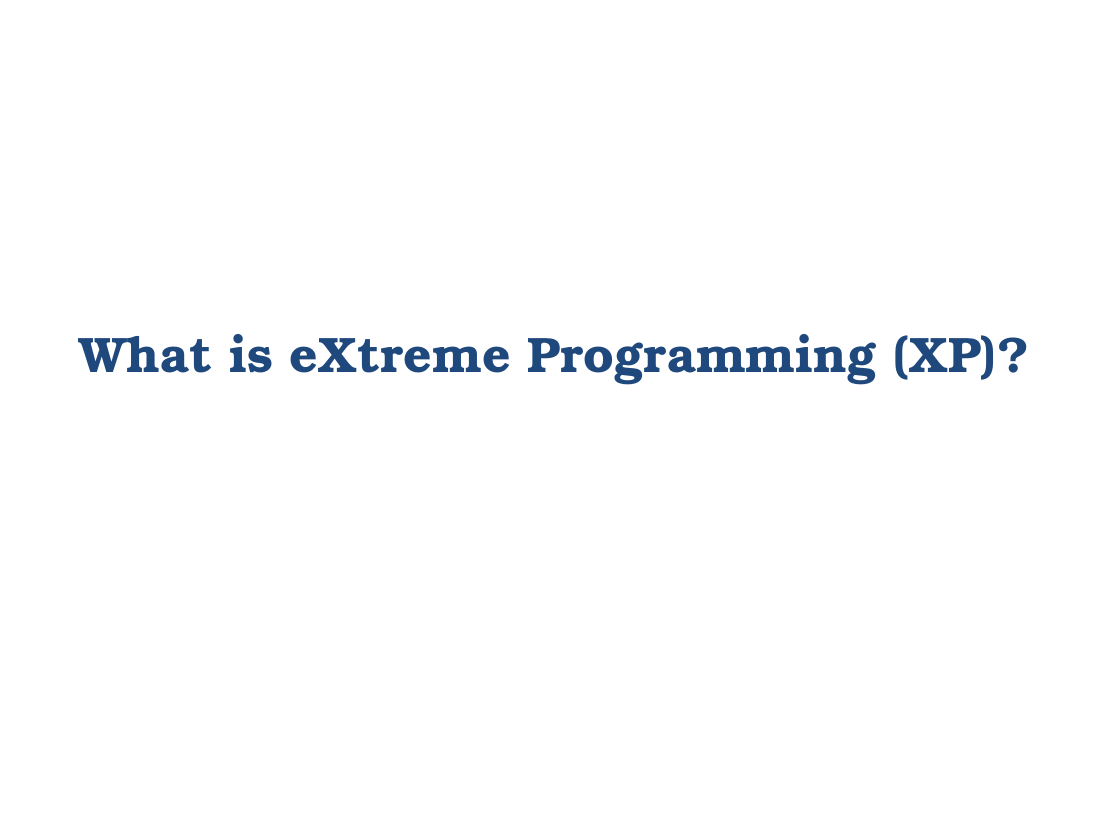
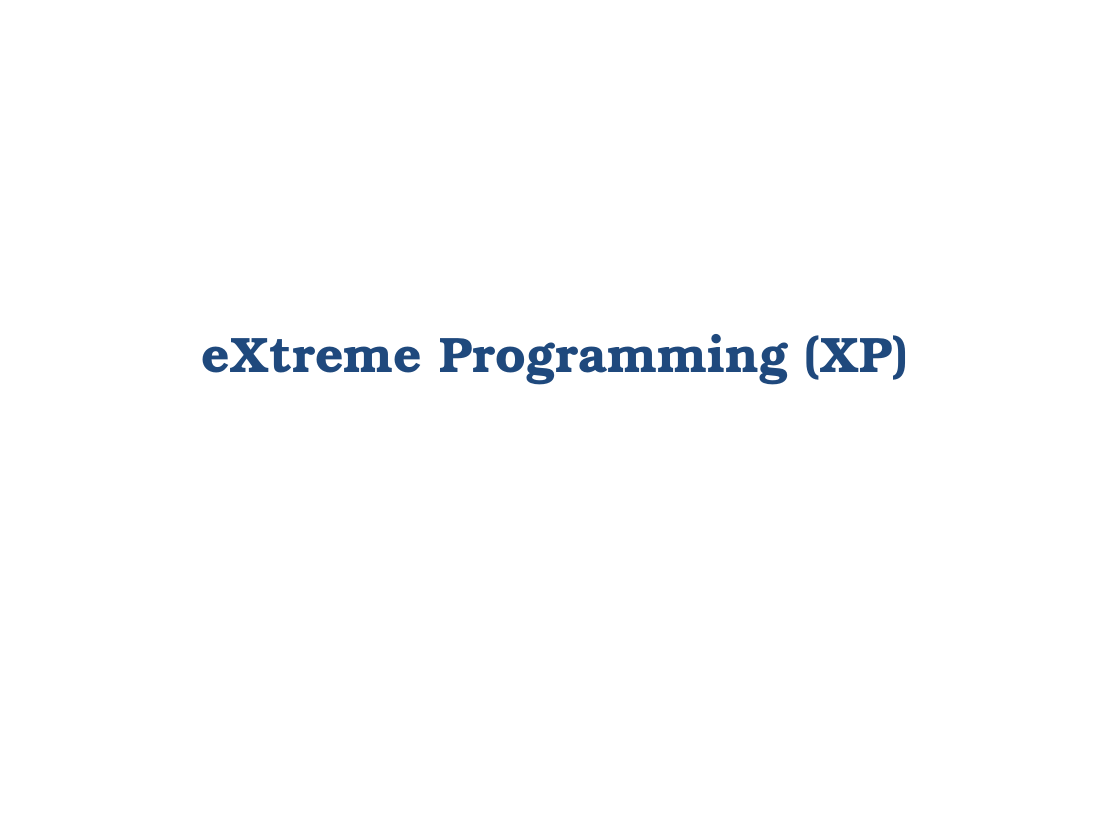
Before and after one commit to zarras/myy803-slides, a slide deck: slide 33 of 2-SoftEng-DevelopmentProcess.ppt (slide 40 before the commit). Drawn at 1120x840 pixels with LibreOffice and Linux fonts; fonts in the diff are those of the drawing. Boxes give left, top, right and bottom in pixels: in the first picture for what was removed or moved away, otherwise in the second. Text is boxed around its words. In the diff, an @@ line names an element or a change of style, - is before the commit and + after.

```diff
--- a/2-SoftEng-DevelopmentProcess.ppt
+++ b/2-SoftEng-DevelopmentProcess.ppt
@@ text at [202, 334, 909, 385]: text changed @@
-What is eXtreme Programming (XP)?
+eXtreme Programming (XP)
```
Also in this commit, not shown: 5 other slides changed, 1 slide added, 8 slides removed, 3 other files.
